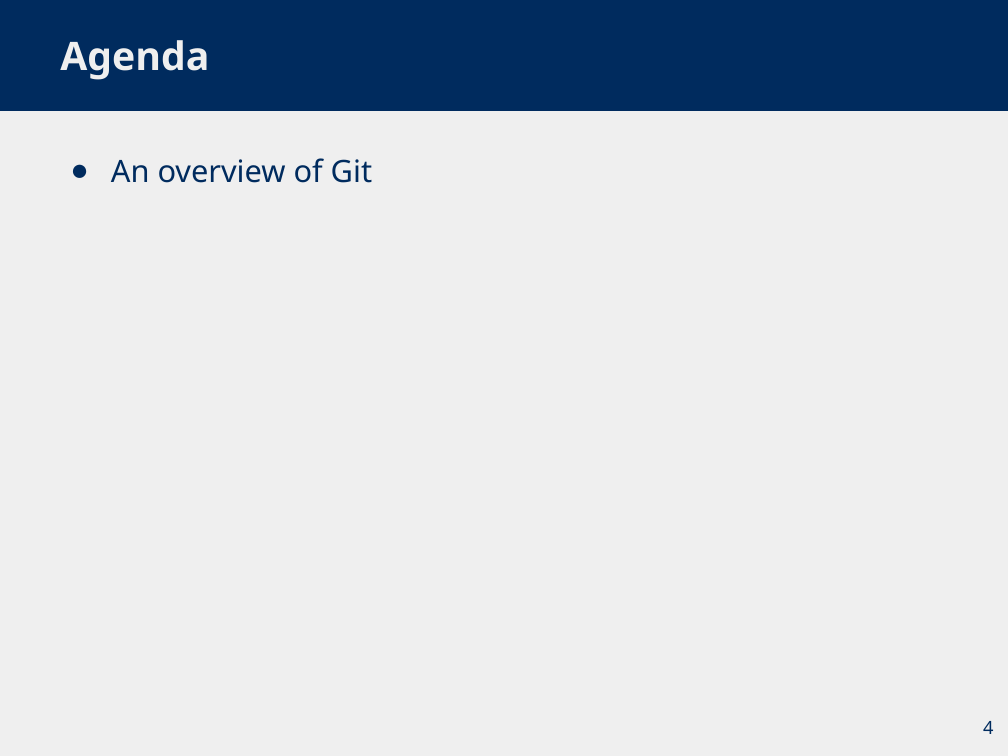
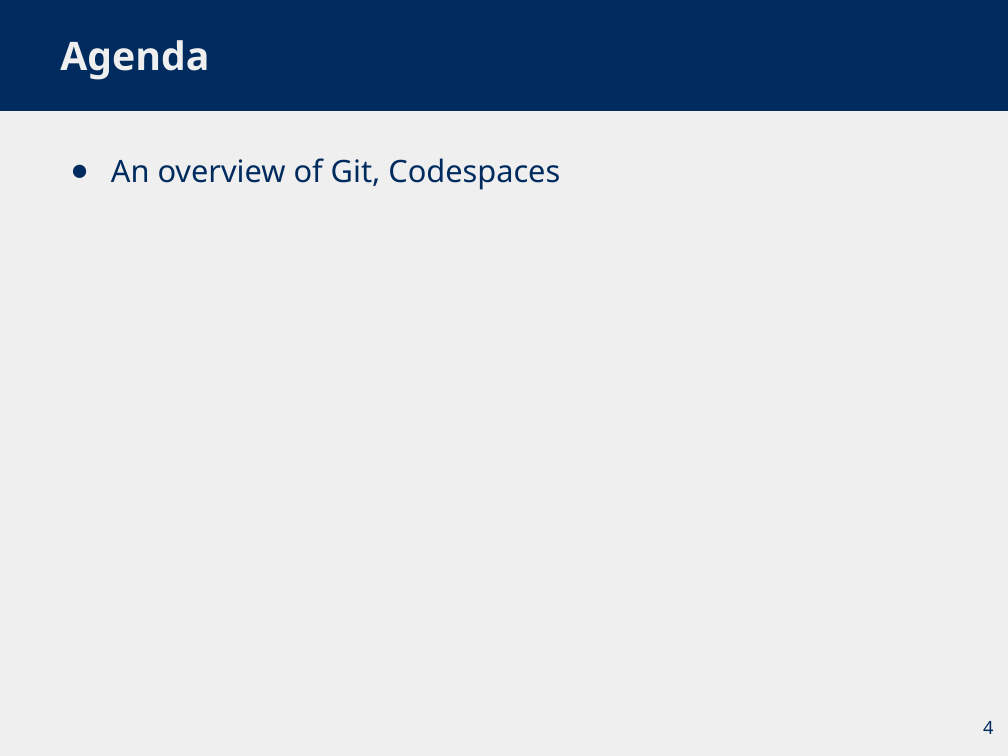
Before and after one commit to glu99331/glu99331.github.io, a slide deck: slide 4 of files/CS1501/recitation_1/git_crash_course.pptx. Drawn at 1008x756 pixels with LibreOffice and Linux fonts; fonts in the diff are those of the drawing. Boxes give left, top, right and bottom in pixels: in the first picture for what was removed or moved away, otherwise in the second. Text is boxed around its words. In the diff, an @@ line names an element or a change of style, - is before the commit and + after.

```diff
--- a/files/CS1501/recitation_1/git_crash_course.pptx
+++ b/files/CS1501/recitation_1/git_crash_course.pptx
@@ text at box(111, 158, 560, 190): text changed @@
-● An overview of Git
+● An overview of Git, Codespaces
```
Also in this commit, not shown: 3 other slides changed, 9 slides added, 2 other files.
